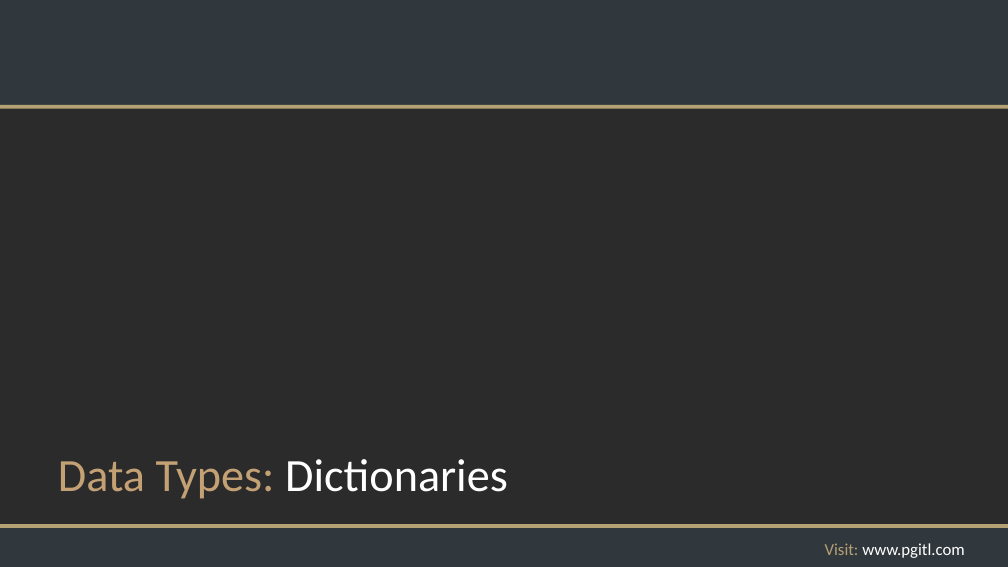
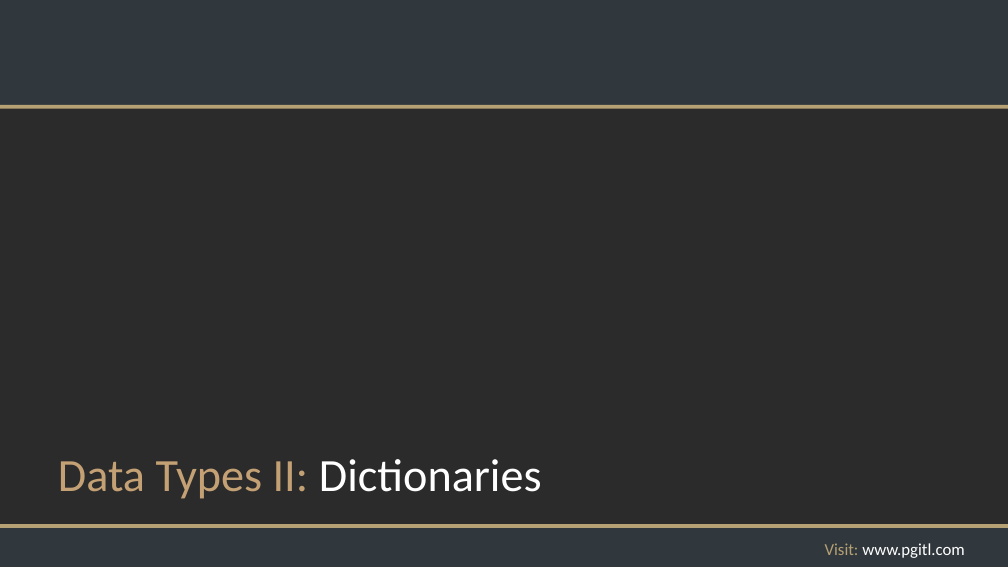
Before and after one commit to rikkouri/project-a, a slide deck: slide 92 of Programming Foundations.pptx (slide 68 before the commit). Drawn at 1008x567 pixels with LibreOffice and Linux fonts; fonts in the diff are those of the drawing; background and template pictures are left out; a plain dark background stands for a picture behind light text. Boxes give left, top, right and bottom in pixels: in the first picture for what was removed or moved away, otherwise in the second. Text is boxed around its words. In the diff, an @@ line names an element or a change of style, - is before the commit and + after.

```diff
--- a/Programming Foundations.pptx
+++ b/Programming Foundations.pptx
@@ title at box(58, 459, 542, 499): text changed; text colour #FFFFFF to #C4A174 @@
-Data Types: Dictionaries
+Data Types II: Dictionaries
```
Also in this commit, not shown: 3 other slides changed.
